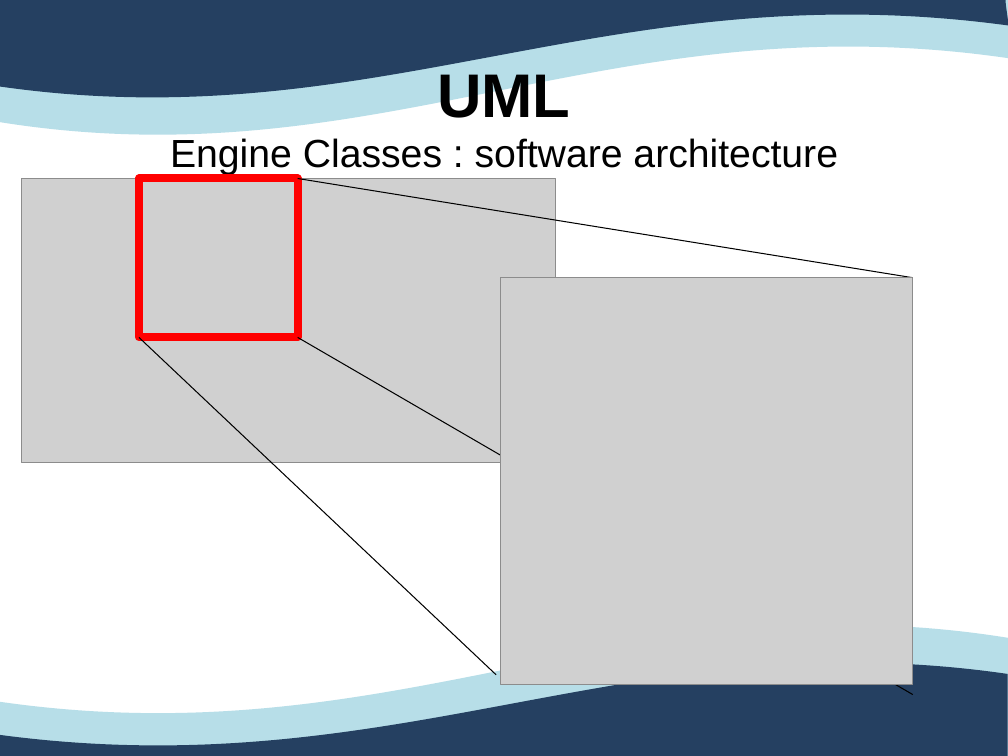
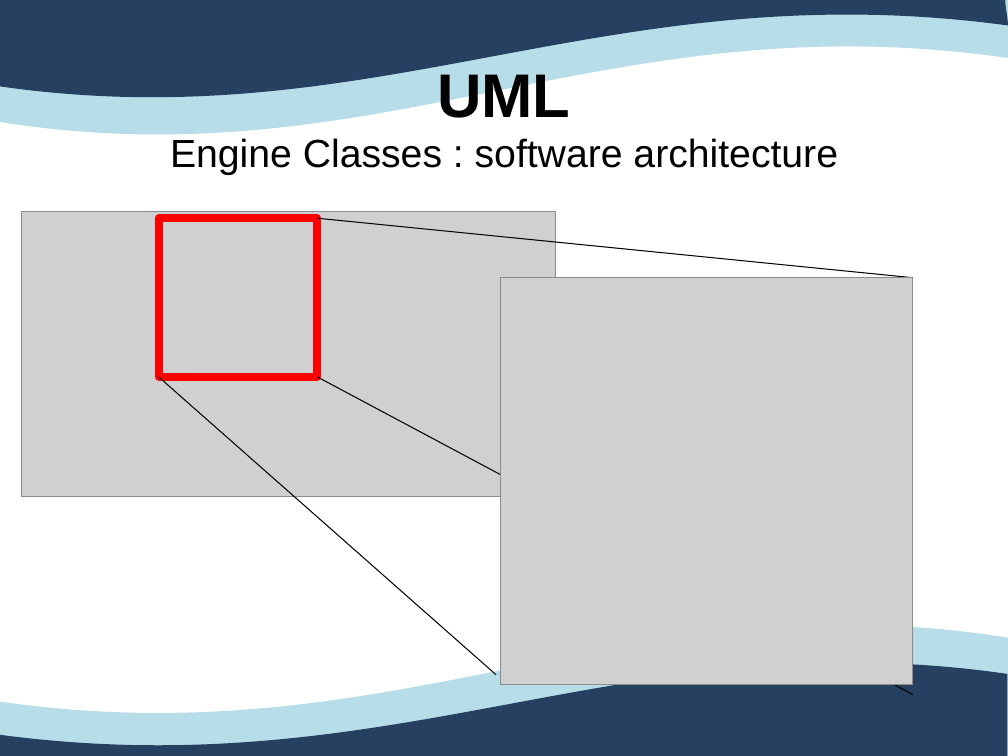
Before and after one commit to Ovan33/Immobilier, a slide deck: slide 14 of docs/Rapport/ProjetTuteureAnglais.ppt. Drawn at 1008x756 pixels with LibreOffice and Linux fonts; fonts in the diff are those of the drawing; grey boxes stand for pictures. Boxes give left, top, right and bottom in pixels: in the first picture for what was removed or moved away, otherwise in the second. Text is boxed around its words. In the diff, an @@ line names an element or a change of style, - is before the commit and + after.

```diff
--- a/docs/Rapport/ProjetTuteureAnglais.ppt
+++ b/docs/Rapport/ProjetTuteureAnglais.ppt
@@ picture: place and size @@
-picture at (21,178,555,463)
+picture at (21,212,555,496)
@@ rectangle: place and size @@
-rectangle at (139,178,297,337)
+rectangle at (158,218,317,376)
@@ line moved from (297, 178) - (913, 278) to (318, 218) - (913, 278) @@
@@ line moved from (139, 338) - (496, 674) to (158, 377) - (496, 674) @@
@@ line moved from (297, 338) - (913, 695) to (318, 377) - (913, 695) @@
@@ outline redrawn in 3 elements at (0,0,1008,98), (0,662,1007,756), (0,625,1008,756) @@
```
Also in this commit, not shown: 25 other slides changed.
